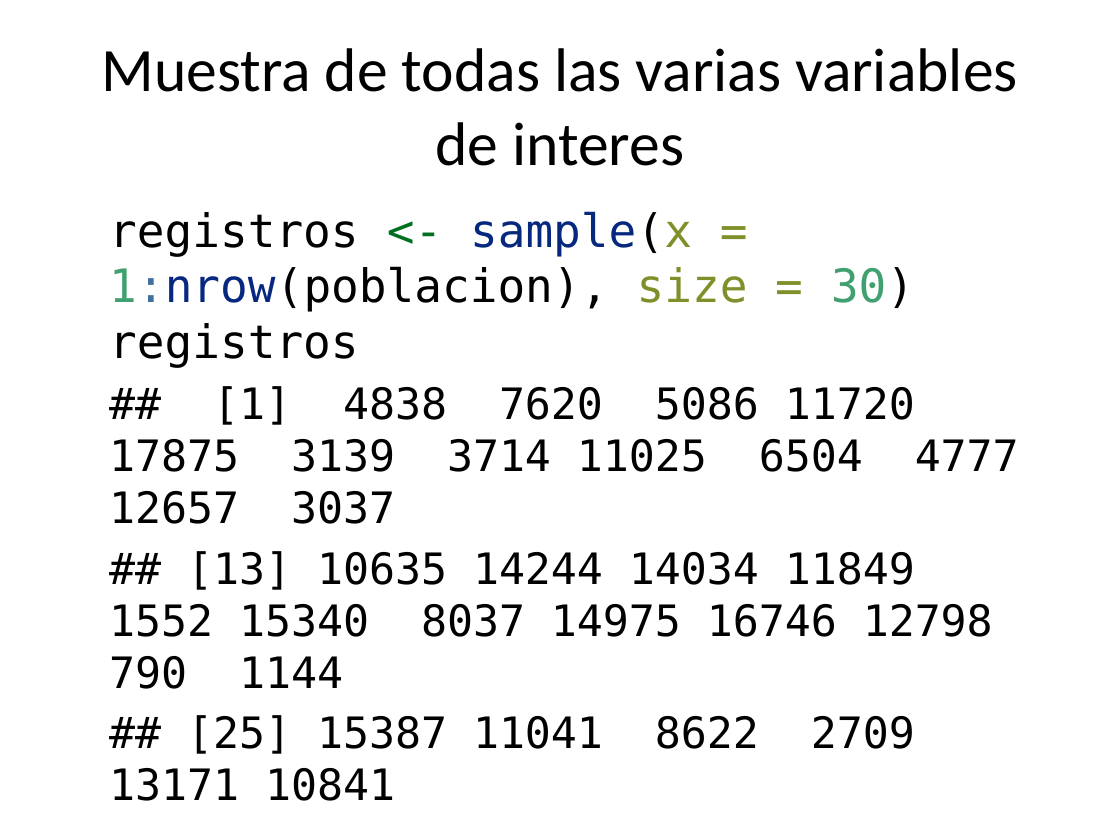
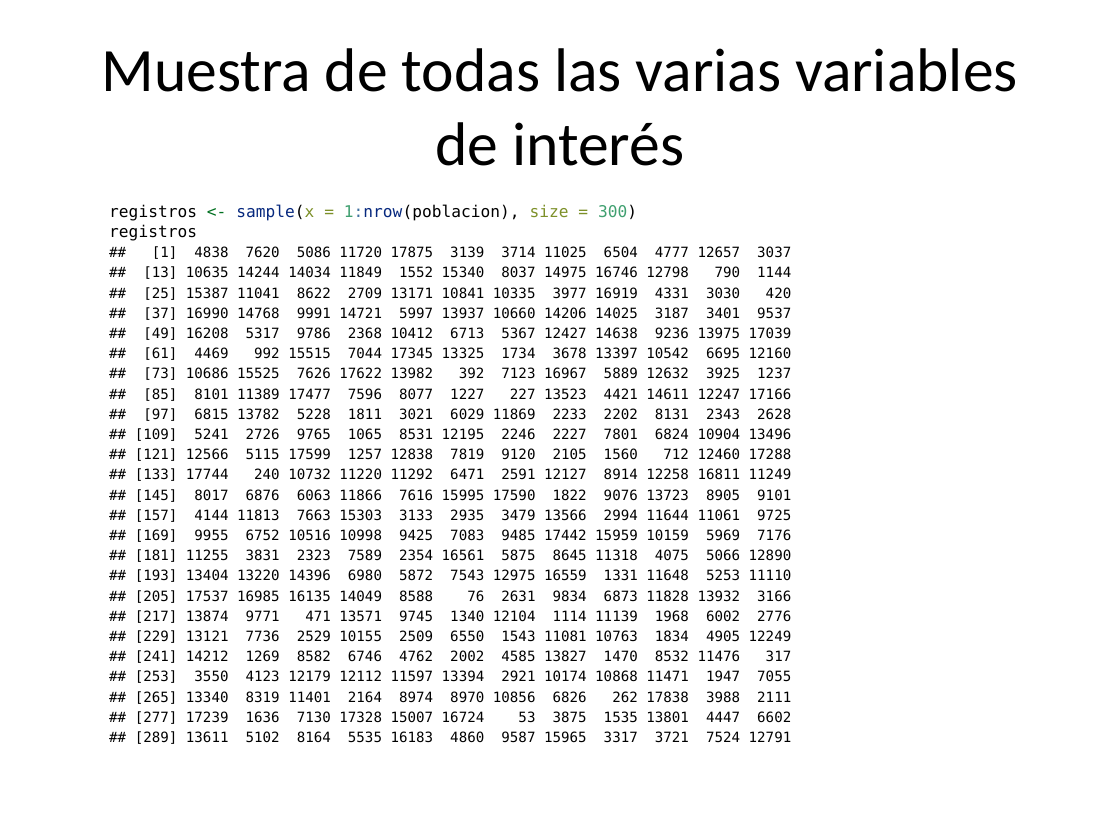
Before and after one commit to rpizarrog/CIIT.-Diplomado-en-Ciencia-de-los-Datos-e-IoT, a slide deck: slide 14 of Módulo II/estadistica descriptiva y probabilidad/poblacion-y-muestra - arreglado.pptx. Drawn at 1120x840 pixels with LibreOffice and Linux fonts; fonts in the diff are those of the drawing. Boxes give left, top, right and bottom in pixels: in the first picture for what was removed or moved away, otherwise in the second. Text is boxed around its words. In the diff, an @@ line names an element or a change of style, - is before the commit and + after.

```diff
--- a/Módulo II/estadistica descriptiva y probabilidad/poblacion-y-muestra - arreglado.pptx
+++ b/Módulo II/estadistica descriptiva y probabilidad/poblacion-y-muestra - arreglado.pptx
@@ title at (102, 48, 1018, 166): text changed @@
-Muestra de todas las varias variables de interes
+Muestra de todas las varias variables de interés
@@ text at (109, 204, 792, 744): text changed; size 27.8 to 9.1 pt @@
-registros <- sample(x = 1:nrow(poblacion), size = 30)
-registros
-## [1] 4838 7620 5086 11720 17875 3139 3714 11025 6504 4777 12657 3037
-## [13] 10635 14244 14034 11849 1552 15340 8037 14975 16746 12798 790 1144
-## [25] 15387 11041 8622 2709 13171 10841
+registros <- sample(x = 1:nrow(poblacion), size = 300)
+registros
+## [1] 4838 7620 5086 11720 17875 3139 3714 11025 6504 4777 12657 3037
+## [13] 10635 14244 14034 11849 1552 15340 8037 14975 16746 12798 790 1144
+## [25] 15387 11041 8622 2709 13171 10841 10335 3977 16919 4331 3030 420
+## [37] 16990 14768 9991 14721 5997 13937 10660 14206 14025 3187 3401 9537
+## [49] 16208 5317 9786 2368 10412 6713 5367 12427 14638 9236 13975 17039
+## [61] 4469 992 15515 7044 17345 13325 1734 3678 13397 10542 6695 12160
+## [73] 10686 15525 7626 17622 13982 392 7123 16967 5889 12632 3925 1237
+## [85] 8101 11389 17477 7596 8077 1227 227 13523 4421 14611 12247 17166
+## [97] 6815 13782 5228 1811 3021 6029 11869 2233 2202 8131 2343 2628
+## [109] 5241 2726 9765 1065 8531 12195 2246 2227 7801 6824 10904 13496
+## [121] 12566 5115 17599 1257 12838 7819 9120 2105 1560 712 12460 17288
+## [133] 17744 240 10732 11220 11292 6471 2591 12127 8914 12258 16811 11249
+## [145] 8017 6876 6063 11866 7616 15995 17590 1822 9076 13723 8905 9101
+## [157] 4144 11813 7663 15303 3133 2935 3479 13566 2994 11644 11061 9725
+## [169] 9955 6752 10516 10998 9425 7083 9485 17442 15959 10159 5969 7176
+## [181] 11255 3831 2323 7589 2354 16561 5875 8645 11318 4075 5066 12890
+## [193] 13404 13220 14396 6980 5872 7543 12975 16559 1331 11648 5253 11110
+## [205] 17537 16985 16135 14049 8588 76 2631 9834 6873 11828 13932 3166
+## [217] 13874 9771 471 13571 9745 1340 12104 1114 11139 1968 6002 2776
+## [229] 13121 7736 2529 10155 2509 6550 1543 11081 10763 1834 4905 12249
+## [241] 14212 1269 8582 6746 4762 2002 4585 13827 1470 8532 11476 317
+## [253] 3550 4123 12179 12112 11597 13394 2921 10174 10868 11471 1947 7055
+## [265] 13340 8319 11401 2164 8974 8970 10856 6826 262 17838 3988 2111
+## [277] 17239 1636 7130 17328 15007 16724 53 3875 1535 13801 4447 6602
+## [289] 13611 5102 8164 5535 16183 4860 9587 15965 3317 3721 7524 12791
```
Also in this commit, not shown: 2 other slides changed, 4 slides added, 1 other file.
